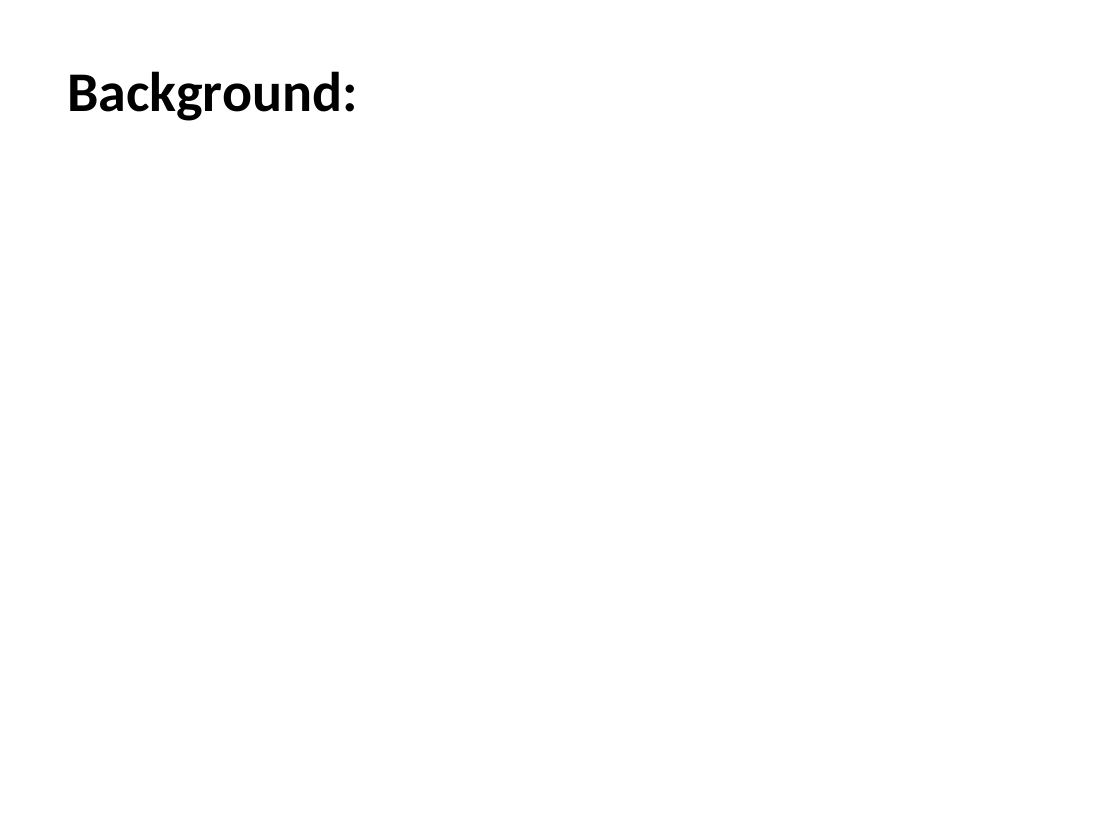
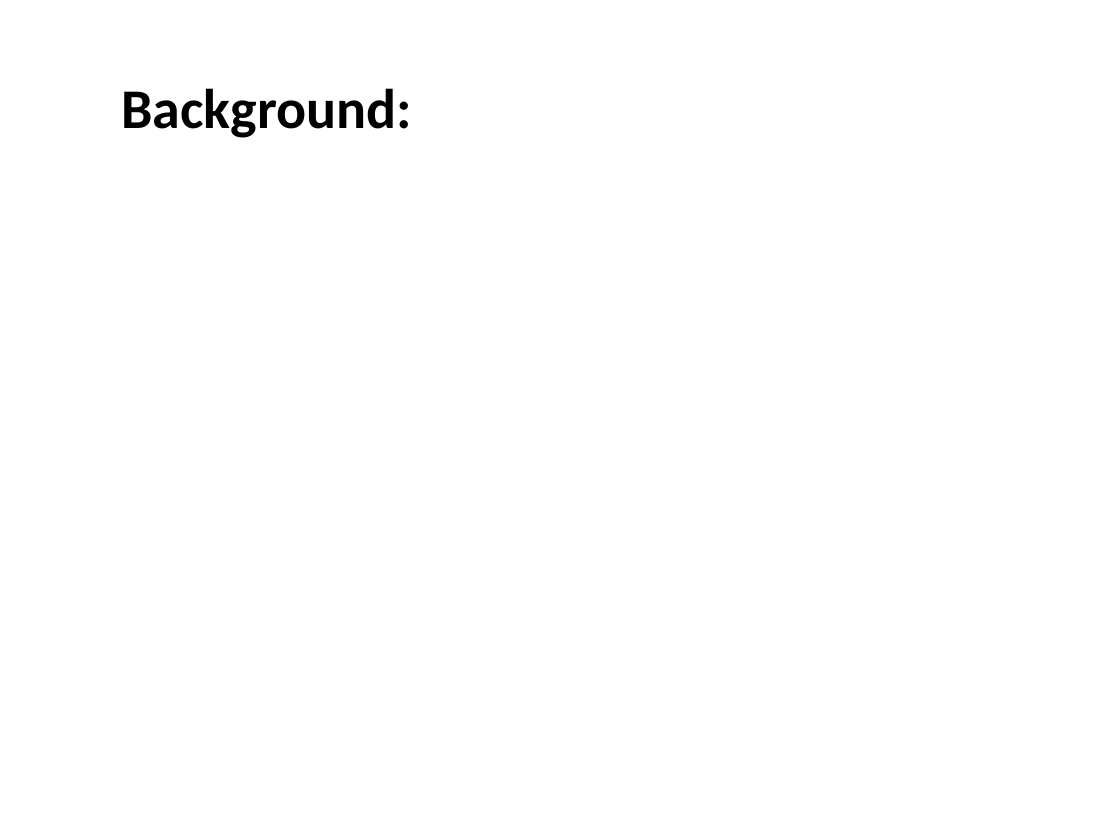
Before and after one commit to IPD8-guofeng/dotnet-group-project, a slide deck: slide 2 of Stock trade and analyst system.pptx. Drawn at 1120x840 pixels with LibreOffice and Linux fonts; fonts in the diff are those of the drawing. Boxes give left, top, right and bottom in pixels: in the first picture for what was removed or moved away, otherwise in the second. Text is boxed around its words. In the diff, an @@ line names an element or a change of style, - is before the commit and + after.

```diff
--- a/Stock trade and analyst system.pptx
+++ b/Stock trade and analyst system.pptx
@@ text "Background:": place and size @@
-text "Background:" at (67, 71, 357, 121)
+text "Background:" at (121, 88, 411, 138)
```
Also in this commit, not shown: 10 other slides changed, 10 other files.
